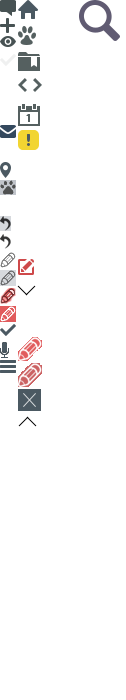
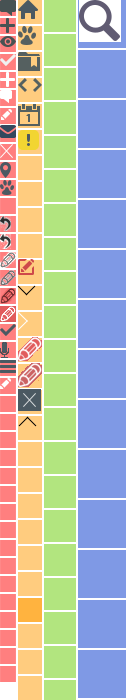
Layers edited between the first and the second 126px x 700px image:
painted on "Layer 34" over (0, 234, 11, 249)
painted on "Layer 36" over (0, 270, 16, 286)
painted on "Layer 35" over (0, 252, 16, 268)
painted on "Layer 33" over (0, 216, 11, 231)
renamed "Layer 31" to "Layer 50", painted on it over (0, 180, 16, 195)
showed group "grid" (113 layers) over (0, 0, 126, 700)
